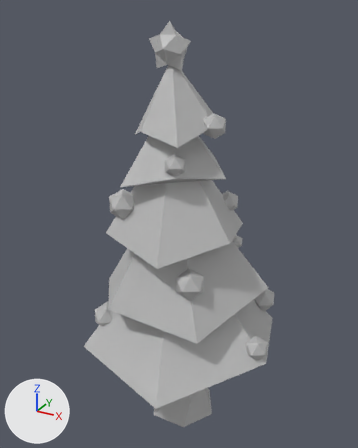
Two versions of the FBX model Assets/Resource/Maya/Fbx/Tree.fbx, one commit apart.
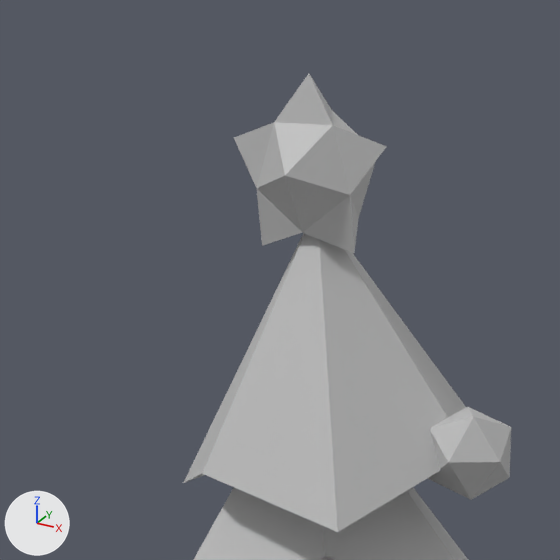
Old and new are each drawn whole from a 50 mm camera at (0.1075, -0.0473, 0.1114) aimed at (0.0474, 0.062, 0.0568) and again close up on the part from 23% to 67% of the width and 0% to 35% of the height. Lighting does not change. The marker at lower left points along +X, +Y and +Z. Where no turn or scale is listed for an object, it has been applied to the vertices.

The older version as bpy lines, for what is in view:
```python
me_mesh = bpy.data.meshes.new('Mesh')
me_mesh.from_pydata(...)  # 229 vertices, 354 faces; spans x -0.0273..0.0292, y -0.028..0.0318, z -0.0548..0.0535
me_mesh.materials.append(mat_lambert1)  # grey #bcbcbc
ob_tree = bpy.data.objects.new('Tree', me_mesh)
ob_tree.location = (0.04876, 0.06005, 0.05494)
```
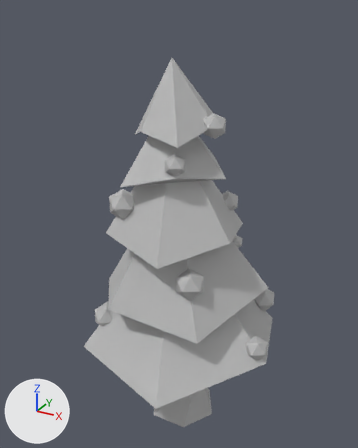
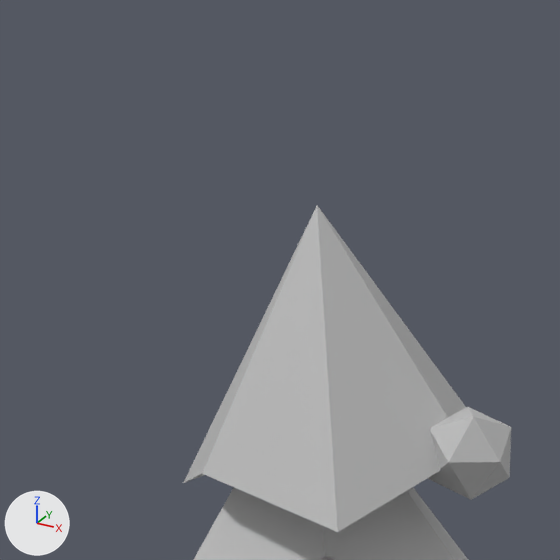
Where the newer file only moved an object's origin or applied its transform, the numbers keep the older frame.

Boxes (x1, y1, x2, y2) around the edits, measured in the close-ups (560 x 560 px):
'Tree', reshaped
    before: (183, 74, 511, 560)
    after: (183, 205, 511, 560)
part 1 of me_mesh, deleted
    before: (234, 74, 387, 253)

The edits, one by one:
me_mesh has 229 vertices, 354 faces and spans x -0.0273..0.0292, y -0.028..0.0318, z -0.0548..0.0535.
me_mesh is used by ob_tree; location (0.04876, 0.06005, 0.05494).
me_mesh part 1: the loose piece of 17 vertices spanning x -0.0067..0.0045, y -0.0059..0.0022, z 0.0429..0.0535 is deleted.
